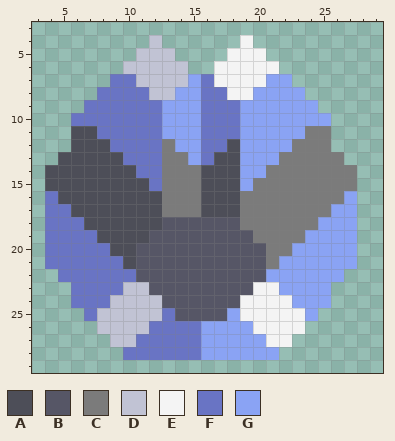
File history of a pixel-art sprite, sprites/blocks/turrets/3w/3w04.png. That is the earlier state.
The file is 32x32 pixels. Shown: x 3..29, y 3..29.
Palette (. is transparent): A #4d4e58  B #565666  C #7b7b7b  D #c1c3d4  E #f4f4f4  F #6974c4  G #8aa3f4
Pixels before, first column x 4:
 4 ........D......E........
 5 .......DDD....EEE.......
 6 ......DDDDD..EEEEE......
 7 .....FFDDDDGFEEEEGG.....
 8 ....FFFFDDGGFFEEGGGG....
 9 ...FFFFFFGGGFFFGGGGGG...
10 ..FFFFFFFGGGFFFGGGGGGG..
11 ..AAFFFFFGGGFFFGGGGGCC..
12 ..AAAFFFFCGGFFAGGGGCCC..
13 .AAAAAFFFCCGFAAGGGCCCCC.
14 AAAAAAAFFCCCAAAGGCCCCCCC
15 AAAAAAAAFCCCAAAGCCCCCCCC
16 FAAAAAAAACCCAAACCCCCCCCG
17 FFAAAAAAACCCAAACCCCCCCGG
18 FFFAAAAAABBBBBBCCCCCCGGG
19 FFFFAAAABBBBBBBBCCCCGGGG
20 FFFFFAABBBBBBBBBBCCGGGGG
21 FFFFFFABBBBBBBBBBCGGGGGG
22 .FFFFFFBBBBBBBBBBGGGGGG.
23 ..FFFFDDBBBBBBBBEEGGGG..
24 ..FFFDDDDBBBBBBEEEEGGG..
25 ...FDDDDDFBBBBGEEEEEG...
26 ....DDDDFFFFGGGGEEEE....
27 .....DDFFFFFGGGGGEE.....
28 ......FFFFFFGGGGGG......
The result:
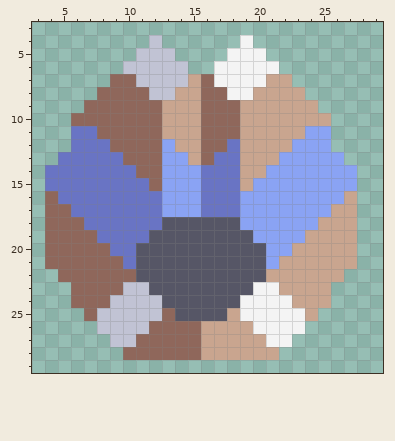
Difference:
colour A: #4d4e58 -> #6974c4
colour C: #7b7b7b -> #8aa3f4
colour F: #6974c4 -> #8f675b
colour G: #8aa3f4 -> #c9a58f
